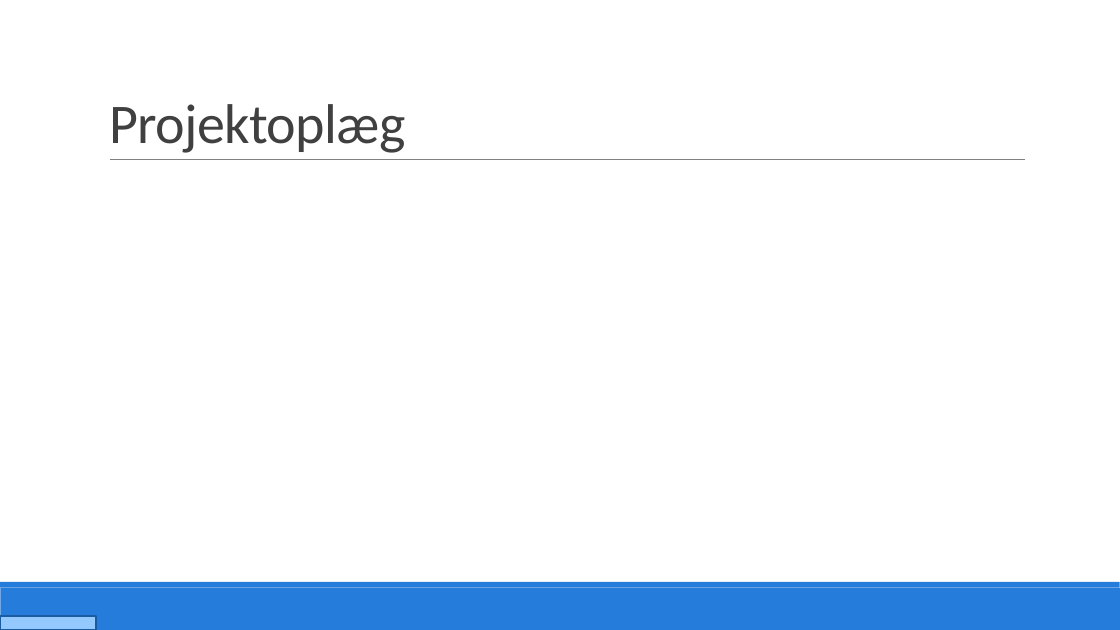
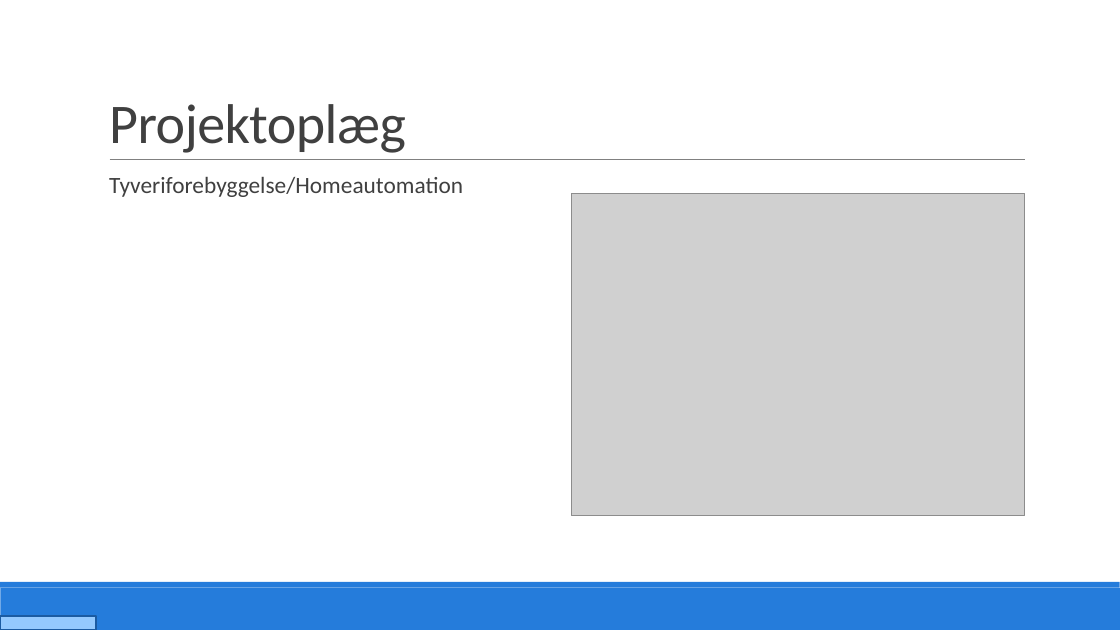
Before and after one commit to PRJ2GR15/Rapport, a slide deck: slide 3 of Fremlæggelse/Fremlæggelse.pptm. Drawn at 1120x630 pixels with LibreOffice and Linux fonts; fonts in the diff are those of the drawing; grey boxes stand for pictures. Boxes give left, top, right and bottom in pixels: in the first picture for what was removed or moved away, otherwise in the second. Text is boxed around its words. In the diff, an @@ line names an element or a change of style, - is before the commit and + after.

Commit message:
asdf

```diff
--- a/Fremlæggelse/Fremlæggelse.pptm
+++ b/Fremlæggelse/Fremlæggelse.pptm
@@ text added at (109, 177, 463, 197), 20 pt, text #404040 @@
+  Tyveriforebyggelse/Homeautomation
@@ picture added at (571, 193, 1025, 516) @@
```
